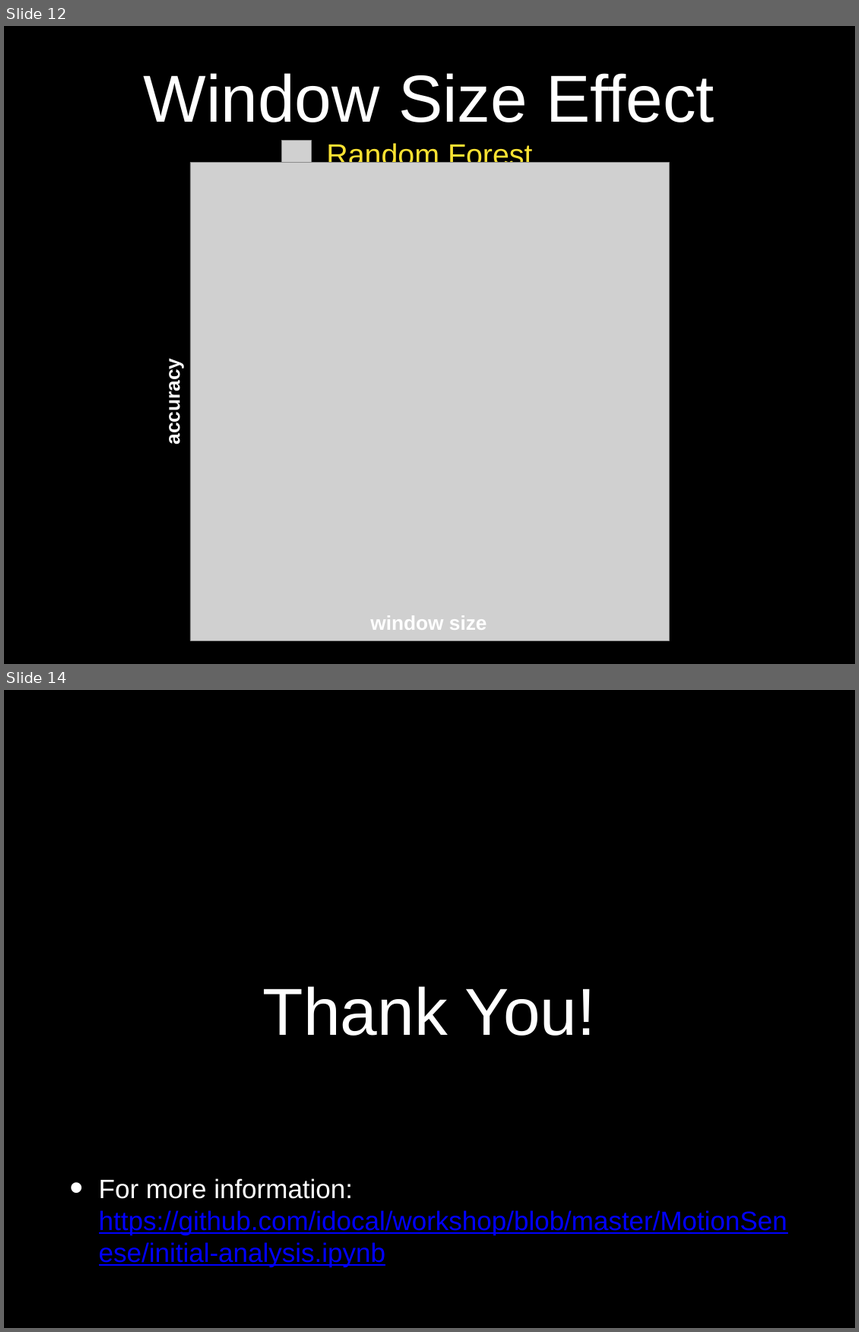
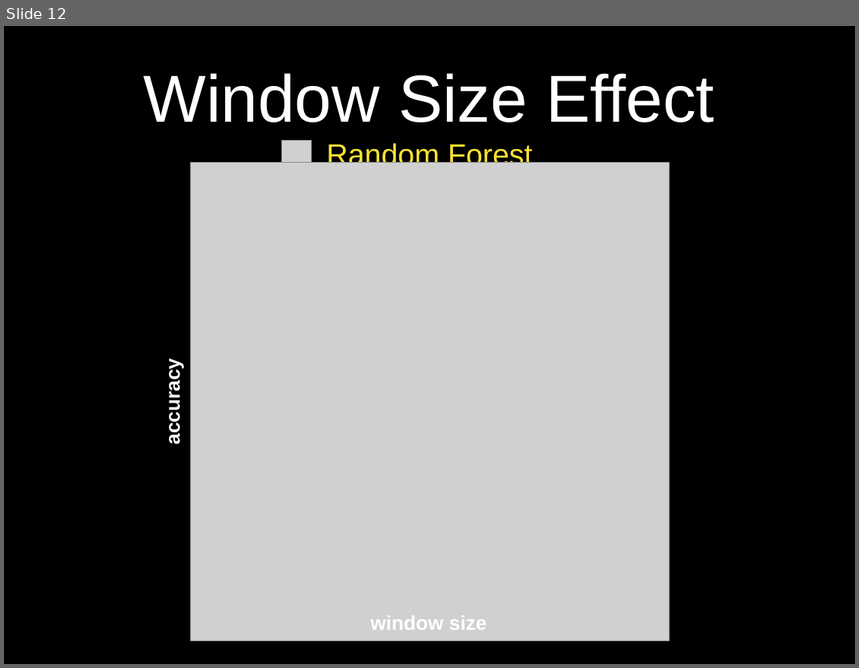
Before and after one commit to idocal/motionsense, a slide deck: presentations/Presentation2.pptx. Shown one above the other, each under a label of ours: slides 12 and 14 before the commit, slide 12 after it; the slides between them are not shown. The pictures are 859x1332 and 859x668 pixels, drawn with LibreOffice and Linux fonts; fonts in the diff are those of the drawing; grey boxes stand for pictures; background and template pictures are left out. Boxes give left, top, right and bottom in pixels: in the first picture for what was removed or moved away, otherwise in the second. Text is boxed around its words. In the diff, an @@ line names an element or a change of style, - is before the commit and + after.

```diff
--- a/presentations/Presentation2.pptx
+++ b/presentations/Presentation2.pptx
@@ slide 14 removed at (4,690,855,1328), background picture (left out) @@
@@ title removed at (263,986,596,1036) @@
-Thank You!
@@ text removed at (99,1179,788,1267) @@
-• For more information:
-  https://github.com/idocal/workshop/blob/master/MotionSenese/initial-analysis.ipynb
```
Also in this commit, not shown: 5 slides changed, 1 slide added, 1 other file.
